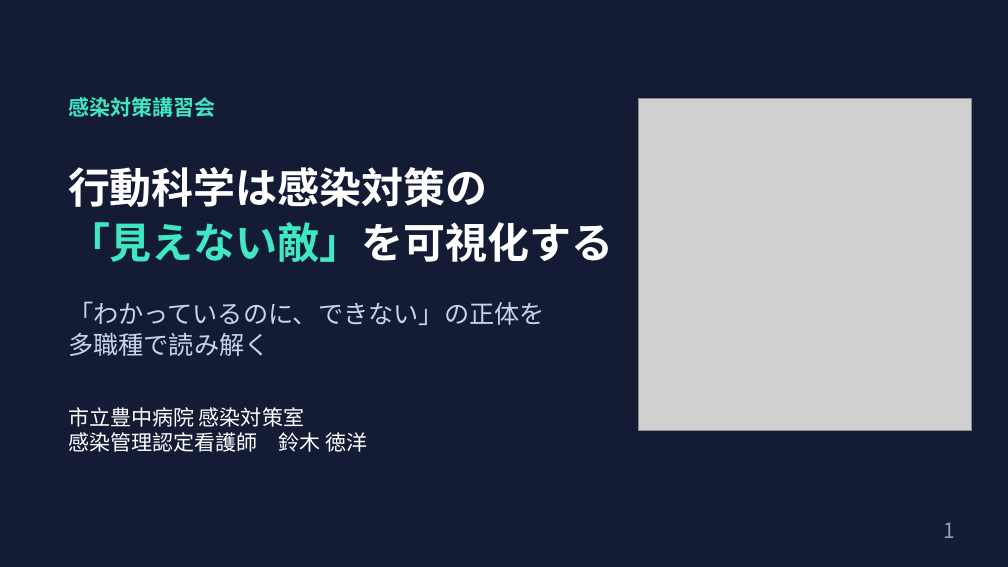
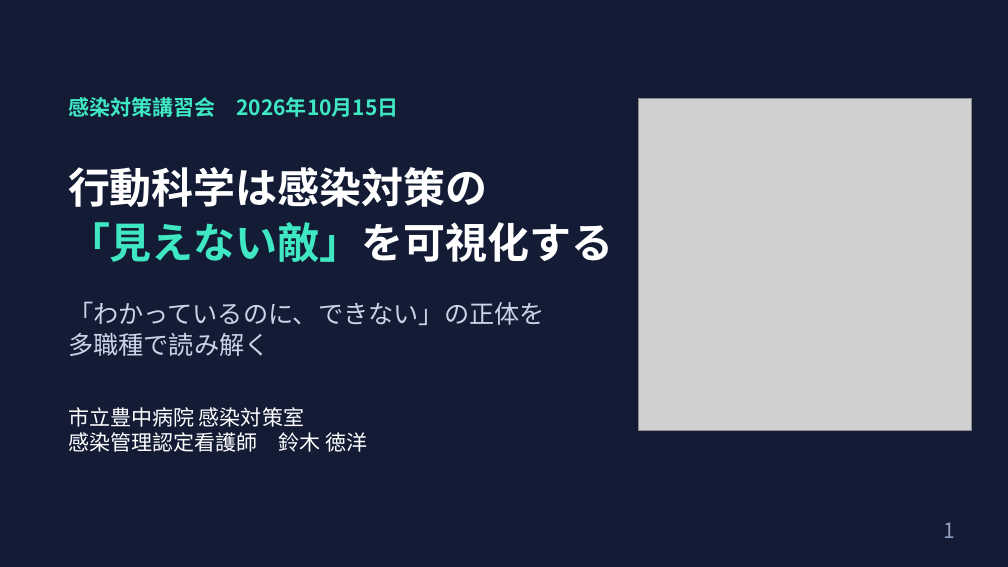
Before and after one commit to nsuzuki88-bit/my-web, a slide deck: slide 1 of lectures/behavioral-science-invisible-enemy/行動科学は感染対策の見えない敵を可視化する.pptx. Drawn at 1008x567 pixels with LibreOffice and Linux fonts; fonts in the diff are those of the drawing; grey boxes stand for pictures. Boxes give left, top, right and bottom in pixels: in the first picture for what was removed or moved away, otherwise in the second. Text is boxed around its words. In the diff, an @@ line names an element or a change of style, - is before the commit and + after.

```diff
--- a/lectures/behavioral-science-invisible-enemy/行動科学は感染対策の見えない敵を可視化する.pptx
+++ b/lectures/behavioral-science-invisible-enemy/行動科学は感染対策の見えない敵を可視化する.pptx
@@ text at [68,97,398,117]: text changed @@
-感染対策講習会
+感染対策講習会 2026年10月15日
```
Also in this commit, not shown: 2 other files.
